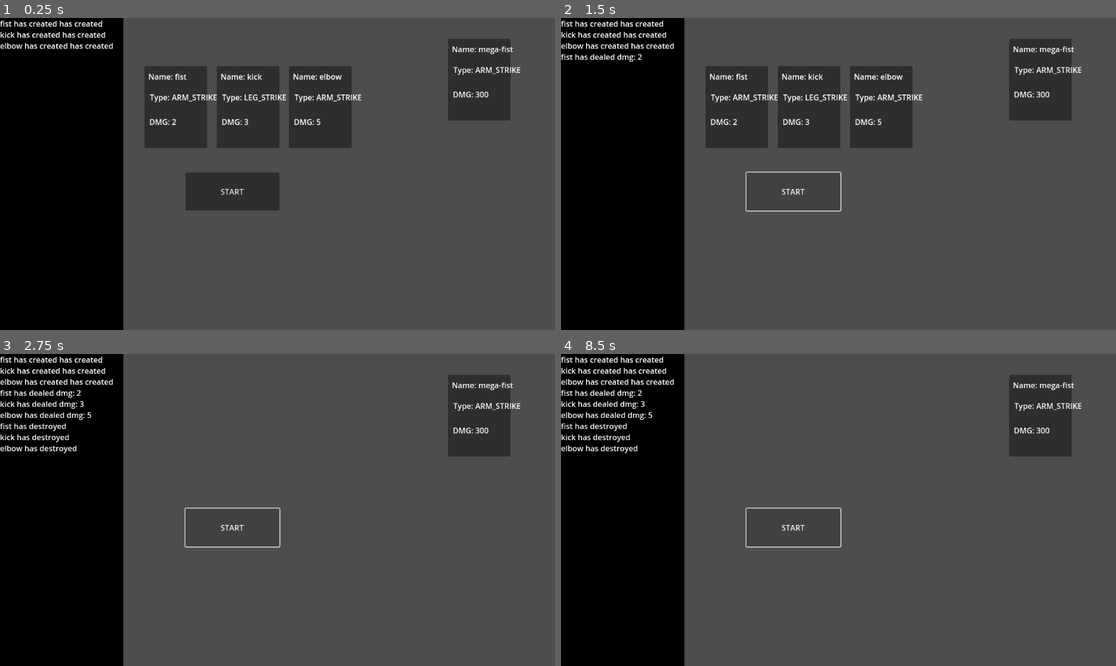
Above: before the commit, frames 1-4 (two rows, left to right).
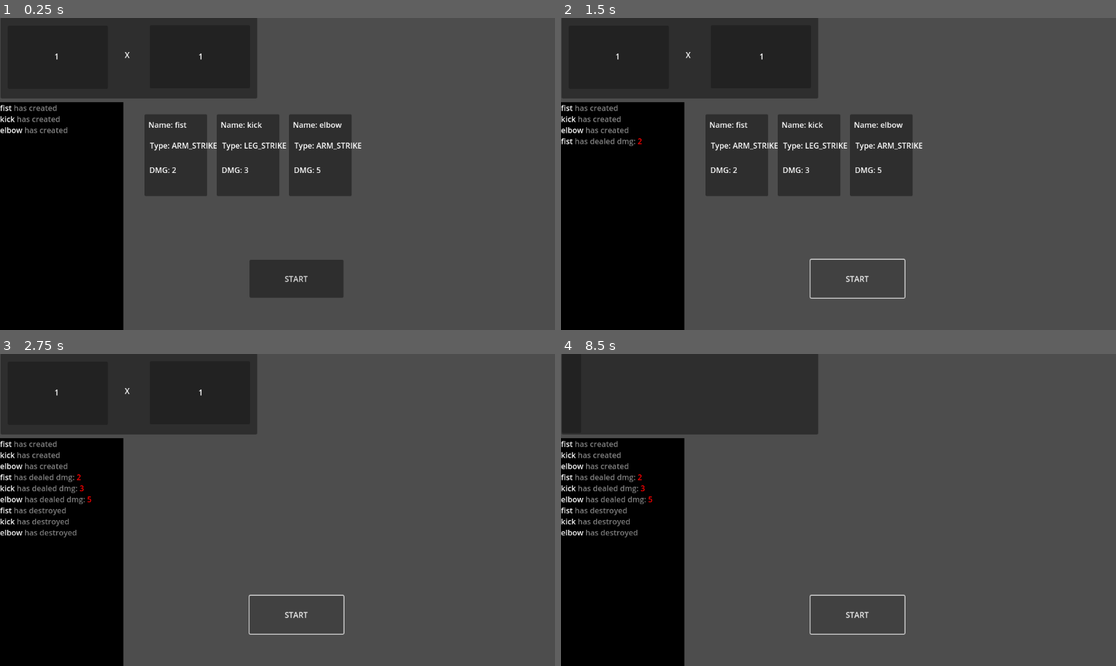
Above: after the commit, the same moments.

Repository: C0ldSt33l/Fighting-Card-Game
Game: Godot game, scene res://test_scene.tscn
Two runs of this game, one before a commit and one after it. Both use one fixed random seed, a clock stepped at 60 frames per second and the inputs below.
Inputs:
- Up to frame 1 (0.25 s): no input
- Up to frame 2 (1.5 s): click "START" at 0.5 s; click "START" at 1.25 s
- Up to frame 3 (2.75 s): click "START" at 2 s
- Up to frame 4 (8.5 s): tap Enter at 3.5, 5, 6.5 s; tap Space at 4.25, 5.75, 7.25 s

The runs differ from the first frame. In frame 1, 24% of the frame differs, in the area x 0-94%, y 0-90%; in frame 2, 22%; in frame 3, 17%; in frame 4, 17%.
Error before the commit: Out of bounds get index '0' (on base: 'Array[Card]') (res://test_scene.gd:65)
Error after the commit: Out of bounds get index '0' (on base: 'Array[Card]') (res://test_scene.gd:66)

Commit message:
add `Counter` to test scene and fix dependecy errors

Diff:
--- a/card/card.gd
+++ b/card/card.gd
@@ -65,7 +65,7 @@
 	self.name_label.text += str(self.card_name)
 	self.type_label.text += str(ACTION_TYPE.keys()[self.type])
 	self.dmg_label.text += str(self.dmg)
-	self.created.emit(self.card_name + ' has created')
+	self.created.emit(self.card_name)
 
 
 func play() -> void:
--- a/counter/counter.gd
+++ b/counter/counter.gd
@@ -1,4 +1,5 @@
 extends Node2D
+class_name Counter
 
 
 var Panel_points: Panel
--- a/counter/counter.tscn
+++ b/counter/counter.tscn
@@ -1,6 +1,6 @@
 [gd_scene load_steps=2 format=3 uid="uid://bnv0hy2jwwtgd"]
 
-[ext_resource type="Script" path="res://script/counter.gd" id="1_lwp5x"]
+[ext_resource type="Script" path="res://counter/counter.gd" id="1_lwp5x"]
 
 [node name="Node2D" type="Node2D"]
 script = ExtResource("1_lwp5x")
--- a/powerUpShop/PowerUpShop.tscn
+++ b/powerUpShop/PowerUpShop.tscn
@@ -1,6 +1,6 @@
 [gd_scene load_steps=2 format=3 uid="uid://gh23cchy0djk"]
 
-[ext_resource type="Script" path="res://script/power_up_shop.gd" id="1_3t8so"]
+[ext_resource type="Script" path="res://powerUpShop/power_up_shop.gd" id="1_3t8so"]
 
 [node name="Node2D" type="Node2D"]
 script = ExtResource("1_3t8so")
--- a/shop/shop.gd
+++ b/shop/shop.gd
@@ -12,7 +12,7 @@
 
 
 func _on_personal_trader_pressed() -> void:
-	get_tree().change_scene_to_file("res://PowerUpShop.tscn")
+	get_tree().change_scene_to_file("res://shop/PowerUpShop.tscn")
 	pass # Replace with function body.
 
 
--- a/shop/shop.tscn
+++ b/shop/shop.tscn
@@ -1,6 +1,6 @@
 [gd_scene load_steps=2 format=3 uid="uid://de7guliyfned0"]
 
-[ext_resource type="Script" path="res://script/shop.gd" id="1_8buij"]
+[ext_resource type="Script" path="res://shop/shop.gd" id="1_8buij"]
 
 [node name="shop" type="Node2D"]
 script = ExtResource("1_8buij")
--- a/test_scene.gd
+++ b/test_scene.gd
@@ -2,6 +2,7 @@
 
 @onready var logger := $Logger as RichTextLabel
 @onready var timer := $Timer as Timer
+@onready var counter := $Counter as Counter
 
 var cards: Array[Card] = []
 var cur_card := 0
@@ -24,7 +25,7 @@
 			'dmg': 5
 		},
 	]
-	var spawn_pos := Vector2(300, 100)
+	var spawn_pos := Vector2(300, 200)
 
 	for config in configs:
 		self.spawn_card(config, spawn_pos)
@@ -37,15 +38,15 @@
 
 
 func create_log(name: String) -> void:
-	self.add_text(name + ' has created')
+	self.add_text('[color=white]%s[/color] has created' % [name])
 
 
 func action_log(name: String, dmg: int) -> void:
-	self.add_text(name + ' has dealed dmg: ' + str(dmg))
+	self.add_text('[color=white]%s[/color] has dealed dmg: [color=red]%d[/color]' % [name, dmg])
 
 
 func destroy_log(name: String) -> void:
-	self.add_text(name + ' has destroyed')
+	self.add_text('[color=white]%s[/color] has destroyed' % [name])
 
 
 func start_round() -> void:
--- a/test_scene.tscn
+++ b/test_scene.tscn
@@ -1,7 +1,7 @@
 [gd_scene load_steps=4 format=3 uid="uid://dmwiv3j3x3x3d"]
 
 [ext_resource type="Script" path="res://test_scene.gd" id="1_1fton"]
-[ext_resource type="PackedScene" uid="uid://c7wnxs3jd7ek" path="res://card/card.tscn" id="2_q6apf"]
+[ext_resource type="PackedScene" uid="uid://bnv0hy2jwwtgd" path="res://counter/counter.tscn" id="2_wm142"]
 
 [sub_resource type="StyleBoxFlat" id="StyleBoxFlat_awrn8"]
 bg_color = Color(0, 0, 0, 1)
@@ -11,33 +11,27 @@
 
 [node name="Logger" type="RichTextLabel" parent="."]
 custom_minimum_size = Vector2(100, 0)
+offset_top = 175.0
 offset_right = 256.0
 offset_bottom = 648.0
 size_flags_horizontal = 4
 size_flags_vertical = 4
+theme_override_colors/default_color = Color(0.497474, 0.497474, 0.497474, 1)
 theme_override_styles/normal = SubResource("StyleBoxFlat_awrn8")
+bbcode_enabled = true
 scroll_following = true
 
 [node name="Timer" type="Timer" parent="."]
 wait_time = 0.5
 
 [node name="Button" type="Button" parent="."]
-offset_left = 385.0
-offset_top = 321.0
-offset_right = 580.0
-offset_bottom = 400.0
+offset_left = 518.0
+offset_top = 502.0
+offset_right = 713.0
+offset_bottom = 581.0
 text = "START"
 
-[node name="Card" parent="." instance=ExtResource("2_q6apf")]
-position = Vector2(930, 43)
-tags = {
-"card_name": "mega-fist",
-"direction": 0,
-"dmg": 300,
-"type": 0
-}
-card_name = "mega-fist"
-dmg = 300
+[node name="Counter" parent="." instance=ExtResource("2_wm142")]
 
 [connection signal="timeout" from="Timer" to="." method="play_card"]
 [connection signal="pressed" from="Button" to="." method="start_round"]
